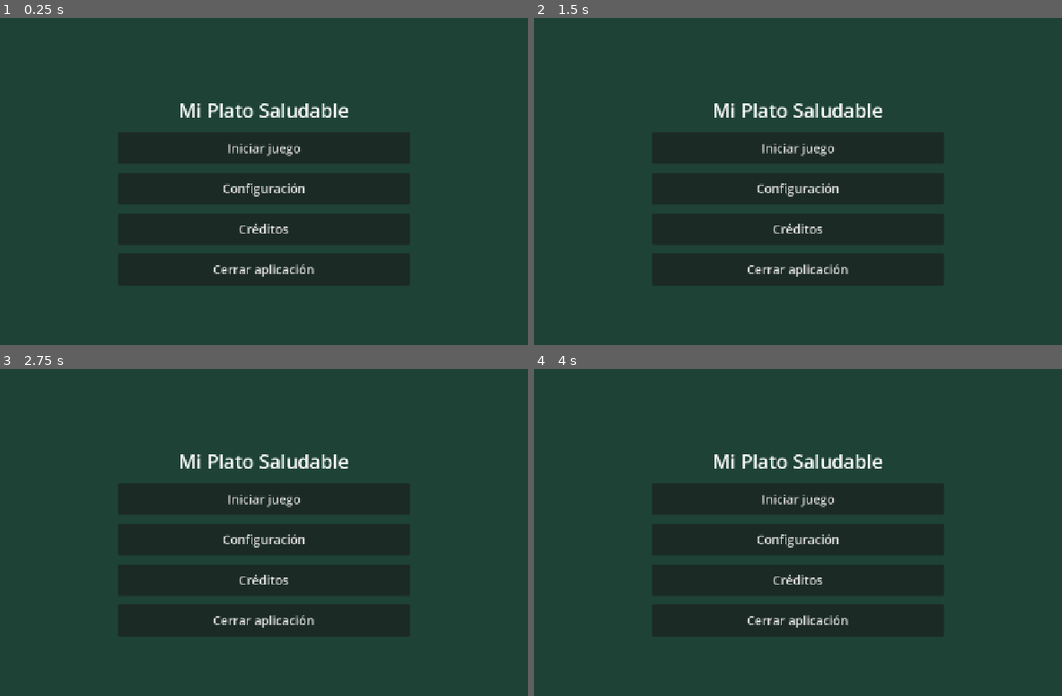
Above: before the commit, frames 1-4 (two rows, left to right).
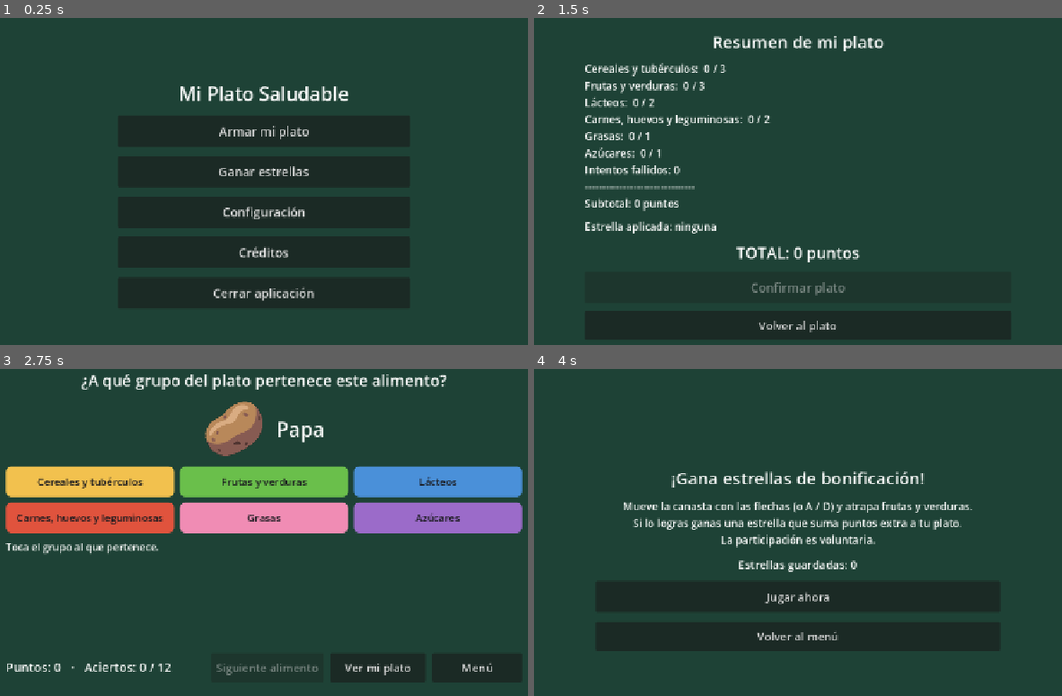
Above: after the commit, the same moments.

Repository: Rcongo01/produccion-videojuegos-2026-2
Game: Godot game, scene res://src/core/main_app.tscn
Two runs of this game, one before a commit and one after it. Both use one fixed random seed, a clock stepped at 60 frames per second and the inputs below.
Inputs (mouse positions are in pixels of both pictures, inside the frame that each line leads up to):
- Up to frame 1 (0.25 s): no input
- Up to frame 2 (1.5 s): click (798, 132) at 0.5 s, where only the run after the commit has a clickable "Armar mi plato"; click (914, 315) at 1.25 s, where only the run after the commit has a clickable "Ver mi plato"
- Up to frame 3 (2.75 s): click (264, 676) at 2 s, where only the run after the commit has a clickable "Volver al plato"
- Up to frame 4 (4 s): click (1009, 666) at 2.75 s, where only the run after the commit has a clickable "Menú"; click (798, 522) at 3.5 s, where only the run after the commit has a clickable "Ganar estrellas"

The runs differ from the first frame. In frame 1, 3.8% of the frame differs, in the area x 34-66%, y 20-87%; in frame 2, 6.3%; in frame 3, 24%, in the area x 1-99%, y 1-94%; in frame 4, 5.8%.

Commit message:
feat: add gamification navigation flow and bonus infrastructure

Diff:
--- a/project.godot
+++ b/project.godot
@@ -31,6 +31,21 @@
 window/stretch/mode="canvas_items"
 window/stretch/aspect="expand"
 
+[input]
+
+move_left={
+"deadzone": 0.5,
+"events": [Object(InputEventKey,"resource_local_to_scene":false,"resource_name":"","device":-1,"window_id":0,"alt_pressed":false,"shift_pressed":false,"ctrl_pressed":false,"meta_pressed":false,"pressed":false,"keycode":0,"physical_keycode":65,"key_label":0,"unicode":97,"location":0,"echo":false,"script":null)
+, Object(InputEventKey,"resource_local_to_scene":false,"resource_name":"","device":-1,"window_id":0,"alt_pressed":false,"shift_pressed":false,"ctrl_pressed":false,"meta_pressed":false,"pressed":false,"keycode":0,"physical_keycode":4194319,"key_label":0,"unicode":0,"location":0,"echo":false,"script":null)
+]
+}
+move_right={
+"deadzone": 0.5,
+"events": [Object(InputEventKey,"resource_local_to_scene":false,"resource_name":"","device":-1,"window_id":0,"alt_pressed":false,"shift_pressed":false,"ctrl_pressed":false,"meta_pressed":false,"pressed":false,"keycode":0,"physical_keycode":68,"key_label":0,"unicode":100,"location":0,"echo":false,"script":null)
+, Object(InputEventKey,"resource_local_to_scene":false,"resource_name":"","device":-1,"window_id":0,"alt_pressed":false,"shift_pressed":false,"ctrl_pressed":false,"meta_pressed":false,"pressed":false,"keycode":0,"physical_keycode":4194321,"key_label":0,"unicode":0,"location":0,"echo":false,"script":null)
+]
+}
+
 [rendering]
 
 renderer/rendering_method="gl_compatibility"
--- a/src/core/event_bus.gd
+++ b/src/core/event_bus.gd
@@ -16,3 +16,6 @@
 signal food_changed(food_id: String)
 signal placement_evaluated(food_id: String, group_id: String, correct: bool)
 signal score_changed(new_score: int)
+
+# Lab 5: una actividad externa (minijuego) produjo una recompensa
+signal bonus_obtained(bonus: Dictionary)
--- a/src/core/global_manager.gd
+++ b/src/core/global_manager.gd
@@ -129,6 +129,10 @@
 var round_deck: Array[String] = []
 var current_score: int = 0
 
+# Lab 5: estrellas de bonificación obtenidas en el minijuego.
+# Ejemplo: {"value": 30, "minimum_score": 60}
+var bonuses: Array[Dictionary] = []
+
 # Preferencias que sobreviven al cambio de pantalla
 var settings: Dictionary = {"show_hints": true}
 
@@ -137,6 +141,7 @@
 	EventBus.next_food_requested.connect(_on_next_food_requested)
 	EventBus.food_placed.connect(_on_food_placed)
 	EventBus.round_restart_requested.connect(reset_round)
+	EventBus.bonus_obtained.connect(_on_bonus_obtained)
 	EventBus.hints_toggled.connect(func(enabled: bool) -> void: settings["show_hints"] = enabled)
 	reset_round()
 
@@ -215,3 +220,27 @@
 
 func group_message(group_id: String) -> String:
 	return GABA_MESSAGES[groups[group_id]["message"]]
+
+
+# --- Lab 5: reglas de negocio de las estrellas de bonificación --------------------------
+# Datos: valor de la estrella, puntaje mínimo y estrellas guardadas.
+# Reglas: una estrella por plato, se aplica la de mayor valor entre las válidas,
+# solo es válida si el plato alcanza el puntaje mínimo.
+
+func _on_bonus_obtained(bonus: Dictionary) -> void:
+	print("Estrella obtenida: ", bonus)
+	bonuses.append(bonus)
+
+
+func get_best_bonus(subtotal: int) -> Dictionary:
+	var best_bonus := {}
+	for bonus in bonuses:
+		if subtotal >= bonus["minimum_score"]:
+			if best_bonus.is_empty() or bonus["value"] > best_bonus["value"]:
+				best_bonus = bonus
+	return best_bonus
+
+
+func remove_bonus(bonus: Dictionary) -> void:
+	if bonus in bonuses:
+		bonuses.erase(bonus)
--- a/src/scenes/main/menu_panel.tscn
+++ b/src/scenes/main/menu_panel.tscn
@@ -20,9 +20,9 @@
 anchor_right = 0.5
 anchor_bottom = 0.5
 offset_left = -260.0
-offset_top = -200.0
+offset_top = -230.0
 offset_right = 260.0
-offset_bottom = 200.0
+offset_bottom = 230.0
 grow_horizontal = 2
 grow_vertical = 2
 theme_override_constants/separation = 16
@@ -33,12 +33,19 @@
 text = "Mi Plato Saludable"
 horizontal_alignment = 1
 
-[node name="BtnSimulacion" parent="VBoxMenu" instance=ExtResource("2_nav")]
+[node name="BtnPlatePanel" parent="VBoxMenu" instance=ExtResource("2_nav")]
 custom_minimum_size = Vector2(0, 56)
 layout_mode = 2
 theme_override_font_sizes/font_size = 22
-text = "Iniciar juego"
-target_scene = "res://src/scenes/simulation/step_1_base.tscn"
+text = "Armar mi plato"
+target_scene = "res://src/scenes/plate_process/plate_panel.tscn"
+
+[node name="BtnBonusEvent" parent="VBoxMenu" instance=ExtResource("2_nav")]
+custom_minimum_size = Vector2(0, 56)
+layout_mode = 2
+theme_override_font_sizes/font_size = 22
+text = "Ganar estrellas"
+target_scene = "res://src/scenes/plate_process/bonus_event.tscn"
 
 
 [node name="BtnConfig" parent="VBoxMenu" instance=ExtResource("2_nav")]
--- /dev/null
+++ b/src/scenes/plate_process/bonus_event.gd
@@ -0,0 +1,9 @@
+# res://src/scenes/plate_process/bonus_event.gd
+# Lab 5: pantalla de participación voluntaria en el minijuego de bonificación.
+extends Control
+
+@onready var lbl_bonuses: Label = $VBox/LblBonuses
+
+
+func _ready() -> void:
+	lbl_bonuses.text = "Estrellas guardadas: %d" % GlobalManager.bonuses.size()
--- /dev/null
+++ b/src/scenes/plate_process/bonus_event.tscn
@@ -0,0 +1,69 @@
+[gd_scene load_steps=4 format=3]
+
+[ext_resource type="Script" path="res://src/scenes/plate_process/bonus_event.gd" id="1_ev"]
+[ext_resource type="PackedScene" path="res://src/components/navigation/button_nav.tscn" id="2_nav"]
+[ext_resource type="Texture2D" path="res://src/scenes/gamification/assets/estrella.png" id="3_star"]
+
+[node name="BonusEvent" type="Control"]
+layout_mode = 3
+anchors_preset = 15
+anchor_right = 1.0
+anchor_bottom = 1.0
+grow_horizontal = 2
+grow_vertical = 2
+script = ExtResource("1_ev")
+
+[node name="VBox" type="VBoxContainer" parent="."]
+layout_mode = 1
+anchors_preset = 8
+anchor_left = 0.5
+anchor_top = 0.5
+anchor_right = 0.5
+anchor_bottom = 0.5
+offset_left = -360.0
+offset_top = -280.0
+offset_right = 360.0
+offset_bottom = 280.0
+grow_horizontal = 2
+grow_vertical = 2
+theme_override_constants/separation = 16
+
+[node name="Star" type="TextureRect" parent="VBox"]
+custom_minimum_size = Vector2(0, 96)
+layout_mode = 2
+texture = ExtResource("3_star")
+expand_mode = 1
+stretch_mode = 5
+
+[node name="LblTitle" type="Label" parent="VBox"]
+layout_mode = 2
+theme_override_font_sizes/font_size = 30
+text = "¡Gana estrellas de bonificación!"
+horizontal_alignment = 1
+
+[node name="LblDesc" type="Label" parent="VBox"]
+layout_mode = 2
+theme_override_font_sizes/font_size = 19
+text = "Mueve la canasta con las flechas (o A / D) y atrapa frutas y verduras.
+Si lo logras ganas una estrella que suma puntos extra a tu plato.
+La participación es voluntaria."
+horizontal_alignment = 1
+autowrap_mode = 3
+
+[node name="LblBonuses" type="Label" parent="VBox"]
+layout_mode = 2
+theme_override_font_sizes/font_size = 20
+text = "Estrellas guardadas: 0"
+horizontal_alignment = 1
+
+[node name="BtnPlay" parent="VBox" instance=ExtResource("2_nav")]
+custom_minimum_size = Vector2(0, 56)
+layout_mode = 2
+text = "Jugar ahora"
+target_scene = "res://src/scenes/gamification/bonus_game.tscn"
+
+[node name="BtnBack" parent="VBox" instance=ExtResource("2_nav")]
+layout_mode = 2
+text = "Volver al menú"
+target_scene = "res://src/scenes/main/menu_panel.tscn"
+discard_previous = true
--- a/src/scenes/simulation/step_1_base.gd
+++ b/src/scenes/plate_process/plate_panel.gd
@@ -1,4 +1,4 @@
-# res://src/scenes/simulation/step_1_base.gd
+# res://src/scenes/plate_process/plate_panel.gd  (antes step_1_base, renombrado en el Lab 5)
 # Lab 4: interfaz reactiva del juego del plato.
 #   - Los botones solo EMITEN intenciones al EventBus (food_placed, next_food_requested).
 #   - GlobalManager evalúa, actualiza el puntaje y emite el resultado.
--- a/src/scenes/simulation/step_1_base.tscn
+++ b/src/scenes/plate_process/plate_panel.tscn
@@ -1,9 +1,9 @@
 [gd_scene load_steps=3 format=3]
 
-[ext_resource type="Script" path="res://src/scenes/simulation/step_1_base.gd" id="1_step"]
+[ext_resource type="Script" path="res://src/scenes/plate_process/plate_panel.gd" id="1_step"]
 [ext_resource type="PackedScene" path="res://src/components/navigation/button_nav.tscn" id="2_nav"]
 
-[node name="Step1Base" type="Control"]
+[node name="PlatePanel" type="Control"]
 layout_mode = 3
 anchors_preset = 15
 anchor_right = 1.0
@@ -104,14 +104,20 @@
 text = "Puntos: 0"
 
 [node name="BtnSiguiente" type="Button" parent="VBoxContainer/HBoxBottom"]
-custom_minimum_size = Vector2(220, 52)
+custom_minimum_size = Vector2(200, 52)
 layout_mode = 2
 theme_override_font_sizes/font_size = 20
 text = "Siguiente alimento"
 
+[node name="BtnResumen" parent="VBoxContainer/HBoxBottom" instance=ExtResource("2_nav")]
+custom_minimum_size = Vector2(170, 52)
+layout_mode = 2
+text = "Ver mi plato"
+target_scene = "res://src/scenes/plate_process/plate_summary.tscn"
+
 [node name="BtnVolver" parent="VBoxContainer/HBoxBottom" instance=ExtResource("2_nav")]
-custom_minimum_size = Vector2(200, 52)
+custom_minimum_size = Vector2(160, 52)
 layout_mode = 2
-text = "Volver al menú"
+text = "Menú"
 target_scene = "res://src/scenes/main/menu_panel.tscn"
 discard_previous = true
--- /dev/null
+++ b/src/scenes/plate_process/plate_summary.gd
@@ -0,0 +1,53 @@
+# res://src/scenes/plate_process/plate_summary.gd
+# Lab 5: resumen del plato (equivalente a la factura de la guía).
+# Lee el estado del GlobalManager, consulta la mejor estrella válida y la consume solo al confirmar.
+extends Control
+
+@onready var lbl_subtotal: Label = $VBoxContainer/LblSubtotal
+@onready var lbl_bonus: Label = $VBoxContainer/LblBonus
+@onready var lbl_total: Label = $VBoxContainer/LblTotal
+@onready var btn_confirm: Button = $VBoxContainer/BtnConfirm
+
+var applied_bonus: Dictionary = {}
+
+
+func _ready() -> void:
+	btn_confirm.pressed.connect(_on_confirm)
+	_update_summary()
+
+
+func _on_confirm() -> void:
+	if not applied_bonus.is_empty():
+		GlobalManager.remove_bonus(applied_bonus)
+	lbl_bonus.text = "¡Plato confirmado! " + GlobalManager.GABA_MESSAGES[0]
+	btn_confirm.disabled = true
+	# El siguiente plato empieza desde cero
+	EventBus.round_restart_requested.emit()
+
+
+func _update_summary() -> void:
+	var lines: Array[String] = []
+	for group_id in GlobalManager.groups:
+		lines.append("%s:  %d / %d" % [
+			GlobalManager.groups[group_id]["short"],
+			GlobalManager.selection["by_group"][group_id],
+			GlobalManager.round_composition[group_id]])
+	lines.append("Intentos fallidos: %d" % GlobalManager.selection["wrong"])
+	lines.append("--------------------------------")
+	var subtotal: int = GlobalManager.current_score
+	lines.append("Subtotal: %d puntos" % subtotal)
+	lbl_subtotal.text = "\n".join(lines)
+
+	# Regla de negocio delegada al GlobalManager: mejor estrella válida
+	applied_bonus = GlobalManager.get_best_bonus(subtotal)
+	var bonus_value: int = 0
+	if not applied_bonus.is_empty():
+		bonus_value = applied_bonus["value"]
+		lbl_bonus.text = "Estrella aplicada: +%d puntos (requiere %d puntos)" % [bonus_value, applied_bonus["minimum_score"]]
+	elif not GlobalManager.bonuses.is_empty():
+		lbl_bonus.text = "Tienes estrellas, pero tu plato aún no alcanza el puntaje mínimo."
+	else:
+		lbl_bonus.text = "Estrella aplicada: ninguna"
+	var final_total: int = max(subtotal + bonus_value, 0)
+	lbl_total.text = "TOTAL: %d puntos" % final_total
+	btn_confirm.disabled = GlobalManager.selection["correct"] == 0
--- /dev/null
+++ b/src/scenes/plate_process/plate_summary.tscn
@@ -0,0 +1,63 @@
+[gd_scene load_steps=3 format=3]
+
+[ext_resource type="Script" path="res://src/scenes/plate_process/plate_summary.gd" id="1_sum"]
+[ext_resource type="PackedScene" path="res://src/components/navigation/button_nav.tscn" id="2_nav"]
+
+[node name="PlateSummary" type="Control"]
+layout_mode = 3
+anchors_preset = 15
+anchor_right = 1.0
+anchor_bottom = 1.0
+grow_horizontal = 2
+grow_vertical = 2
+script = ExtResource("1_sum")
+
+[node name="VBoxContainer" type="VBoxContainer" parent="."]
+layout_mode = 1
+anchors_preset = 8
+anchor_left = 0.5
+anchor_top = 0.5
+anchor_right = 0.5
+anchor_bottom = 0.5
+offset_left = -380.0
+offset_top = -320.0
+offset_right = 380.0
+offset_bottom = 320.0
+grow_horizontal = 2
+grow_vertical = 2
+theme_override_constants/separation = 14
+
+[node name="LblTitle" type="Label" parent="VBoxContainer"]
+layout_mode = 2
+theme_override_font_sizes/font_size = 30
+text = "Resumen de mi plato"
+horizontal_alignment = 1
+
+[node name="LblSubtotal" type="Label" parent="VBoxContainer"]
+layout_mode = 2
+theme_override_font_sizes/font_size = 19
+text = "..."
+
+[node name="LblBonus" type="Label" parent="VBoxContainer"]
+layout_mode = 2
+theme_override_font_sizes/font_size = 19
+text = "Estrella aplicada: ninguna"
+autowrap_mode = 3
+
+[node name="LblTotal" type="Label" parent="VBoxContainer"]
+layout_mode = 2
+theme_override_font_sizes/font_size = 28
+text = "TOTAL: 0 puntos"
+horizontal_alignment = 1
+
+[node name="BtnConfirm" type="Button" parent="VBoxContainer"]
+custom_minimum_size = Vector2(0, 56)
+layout_mode = 2
+theme_override_font_sizes/font_size = 22
+text = "Confirmar plato"
+
+[node name="BtnBack" parent="VBoxContainer" instance=ExtResource("2_nav")]
+layout_mode = 2
+text = "Volver al plato"
+target_scene = "res://src/scenes/plate_process/plate_panel.tscn"
+discard_previous = true
Not shown, changed: src/core/event_bus.gd.uid
Not shown, changed: src/core/global_manager.gd.uid
Not shown, added: src/scenes/plate_process/bonus_event.gd.uid
Not shown, added: src/scenes/plate_process/plate_panel.gd.uid
Not shown, added: src/scenes/plate_process/plate_summary.gd.uid
Not shown, removed: src/scenes/simulation/step_1_base.gd.uid
